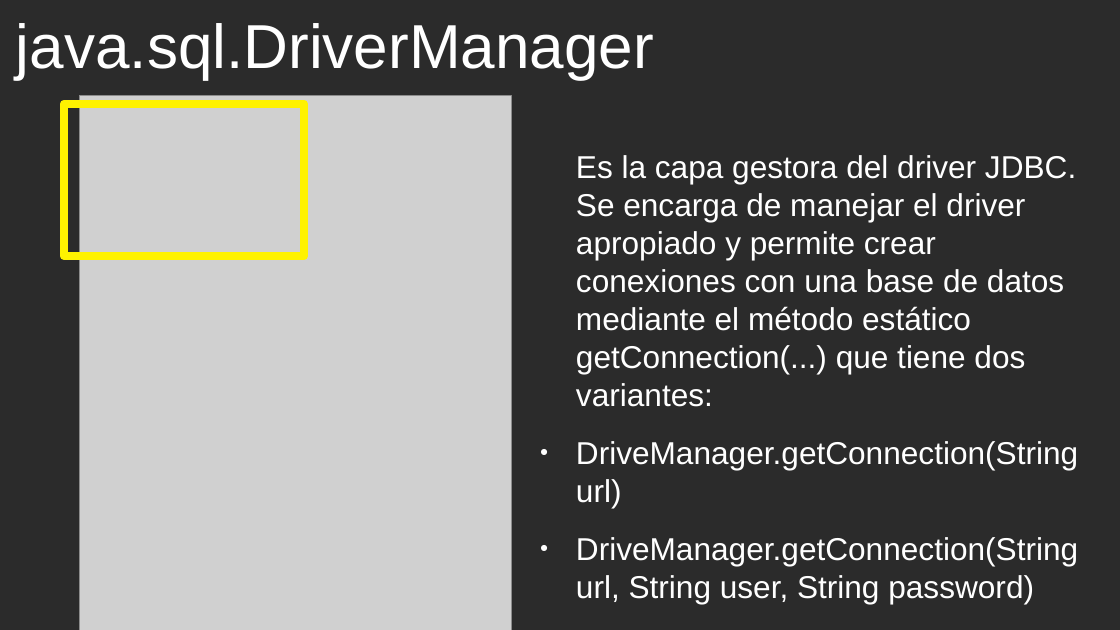
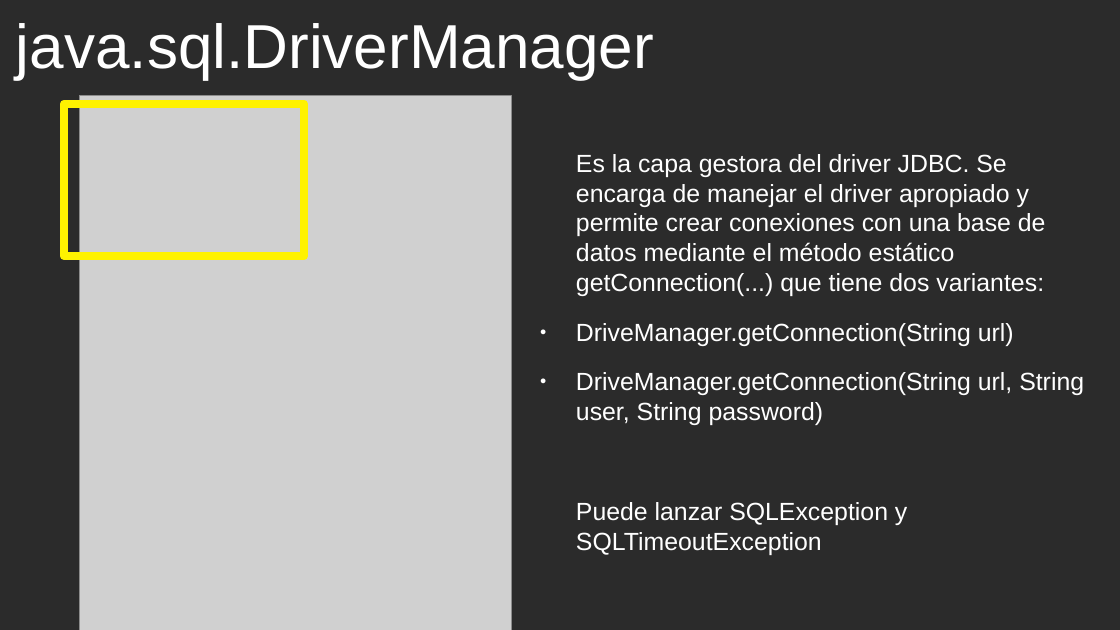
Before and after one commit to cmorenoruiz/ApuntesProgramacion, a slide deck: slide 23 of Unidad 13 Acceso a Bases de Datos/Acceso a BD Presentación para clase.odp (slide 21 before the commit). Drawn at 1120x630 pixels with LibreOffice and Linux fonts; fonts in the diff are those of the drawing; grey boxes stand for pictures; background and template pictures are left out; a plain dark background stands for a picture behind light text. Boxes give left, top, right and bottom in pixels: in the first picture for what was removed or moved away, otherwise in the second. Text is boxed around its words. In the diff, an @@ line names an element or a change of style, - is before the commit and + after.

```diff
--- a/Unidad 13 Acceso a Bases de Datos/Acceso a BD Presentación para clase.odp
+++ b/Unidad 13 Acceso a Bases de Datos/Acceso a BD Presentación para clase.odp
@@ text at bbox=[576, 154, 1084, 425]: size 22.4 to 17.6 pt in "Es la capa gestora del driver JDBC. ...", "DriveManager.getConnection(String url)", "DriveManager.getConnection(String url, String user, String p ..." @@
@@ text at bbox=[576, 502, 907, 525]: paragraph added @@
+Puede lanzar SQLException y SQLTimeoutException
```
Also in this commit, not shown: 5 other slides changed, 4 slides added, 3 slides removed, 2 other files.
